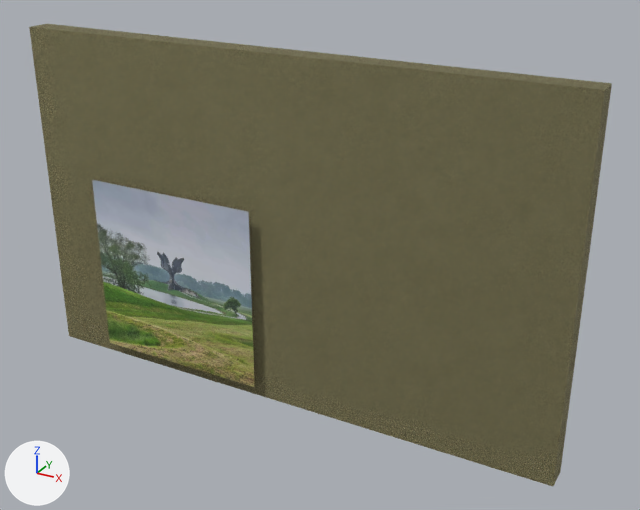
A saved change to the glTF model docs/spomenikdocumentation.glb.
One viewpoint serves both versions: a camera (50 mm lens) standing at (11.05, -6.6, 11.19) and looking at (3.24, 7.59, 4.1). The axes (+X, +Y, +Z) are drawn at lower left. The lights are the same throughout. Where no turn or scale is listed for an object, it has been applied to the vertices. Vertices at the same position are counted once.

The older version as bpy lines, for what is in view:
```python
me_plane = bpy.data.meshes.new('Plane')
me_plane.from_pydata(...)  # 4 vertices, 2 faces; spans x -2.0..2.0, y 0.0, z -2.0..2.0
me_plane.materials.append(mat_material_001)  # picture img_foto_wall_günter_wett
me_twe02___3d_ansicht___3d_ansicht_4__1__001 = bpy.data.meshes.new('TWE02 - 3D-Ansicht - 3D-Ansicht 4 (1).001')
me_twe02___3d_ansicht___3d_ansicht_4__1__001.from_pydata(...)  # 140 vertices, 276 faces; spans x -4.8..7.1, y -0.12..0.38, z -3.04..4.36
me_twe02___3d_ansicht___3d_ansicht_4__1__001.materials.append(mat_umgebung___asphalt)
ob_twe02___3d_ansicht___3d_ansicht_4__1__001 = bpy.data.objects.new('TWE02 - 3D-Ansicht - 3D-Ansicht 4 (1).001', me_twe02___3d_ansicht___3d_ansicht_4__1__001)
ob_twe02___3d_ansicht___3d_ansicht_4__1__001.location = (1.3, 7.28, 3.72)
ob_videotarget = bpy.data.objects.new('videotarget', me_plane)
ob_videotarget.location = (0.0, 6.95, 3.0)
```
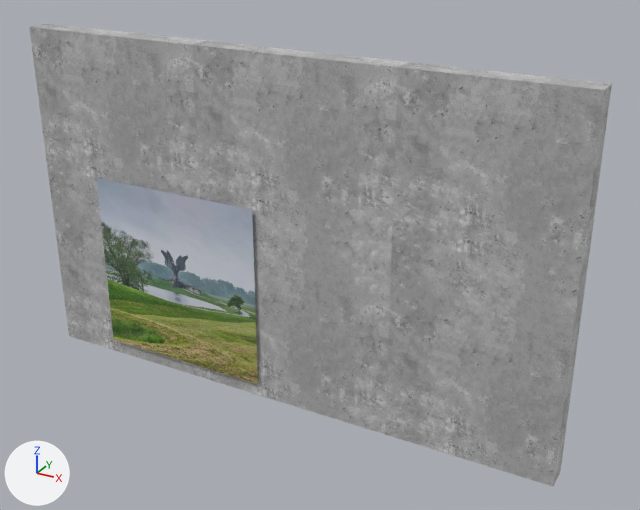
The newer file is also turned or shifted as a whole; pictures and numbers use the older file's frame.

What differs and where, as boxes [x1, y1, x2, y2] in the pictures (640 x 510 px):
'TWE02 - 3D-Ansicht - 3D-Ansicht 4 (1).001', recoloured, surface changed (brown to grey): [29, 24, 612, 486] in both
'videotarget', moved: before [92, 180, 255, 387]; after [96, 178, 258, 384]

What the commit changed:
Picture 'Concrete016_2K_NormalDX' (img_concrete016_2k_normaldx) is new.
Picture 'Concrete016_2K_Roughness' (img_concrete016_2k_roughness) is new.
Picture 'Concrete031_2K_AmbientOcclusionV6' (img_concrete031_2k_ambientocclusionv6) is new.
Material 'Material.002' (mat_material_002) is new.
Uses the picture img_concrete016_2k_normaldx.
Uses the picture img_concrete016_2k_roughness.
Uses the picture img_concrete031_2k_ambientocclusionv6.
me_twe02___3d_ansicht___3d_ansicht_4__1__001 has 140 vertices, 276 faces and spans x -4.8..7.1, y -0.12..0.38, z -3.04..4.36.
me_twe02___3d_ansicht___3d_ansicht_4__1__001 is used by ob_twe02___3d_ansicht___3d_ansicht_4__1__001; location (1.3, 7.28, 3.72).
me_twe02___3d_ansicht___3d_ansicht_4__1__001 no longer uses material mat_umgebung___asphalt.
me_twe02___3d_ansicht___3d_ansicht_4__1__001 part 1: texture (UV) coordinates of 276 of 276 faces, centred in x -4.8..7.1, y -0.12..0.38, z -3.04..4.36, changed; they spanned u -1190.0..1190.0, v 0.0..1190.0 and now span u 0.0..1.0, v 0.0..0.88.
me_twe02___3d_ansicht___3d_ansicht_4__1__001 now uses material mat_material_002.
Object 'videotarget' (ob_videotarget) moves from (0.0, 6.95, 3.0) to (0.0, 7.09, 3.0).
